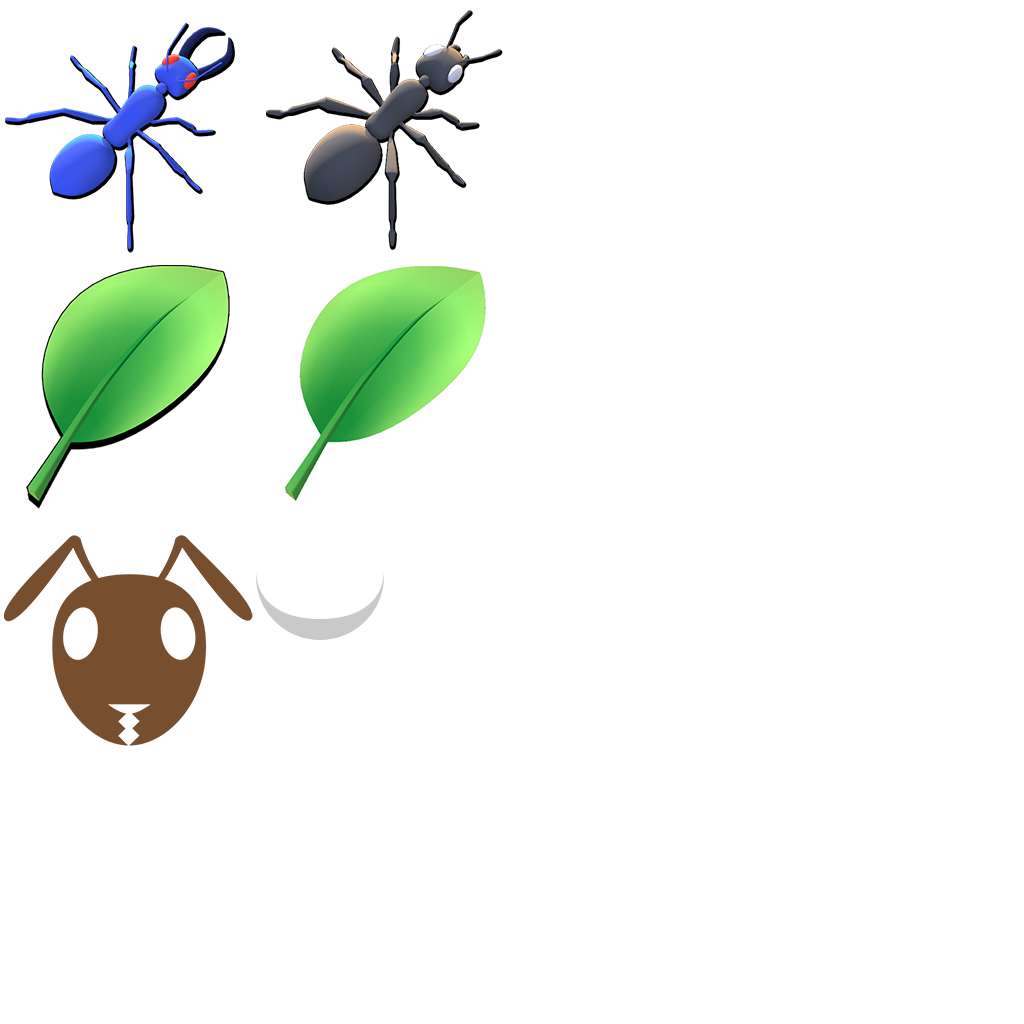
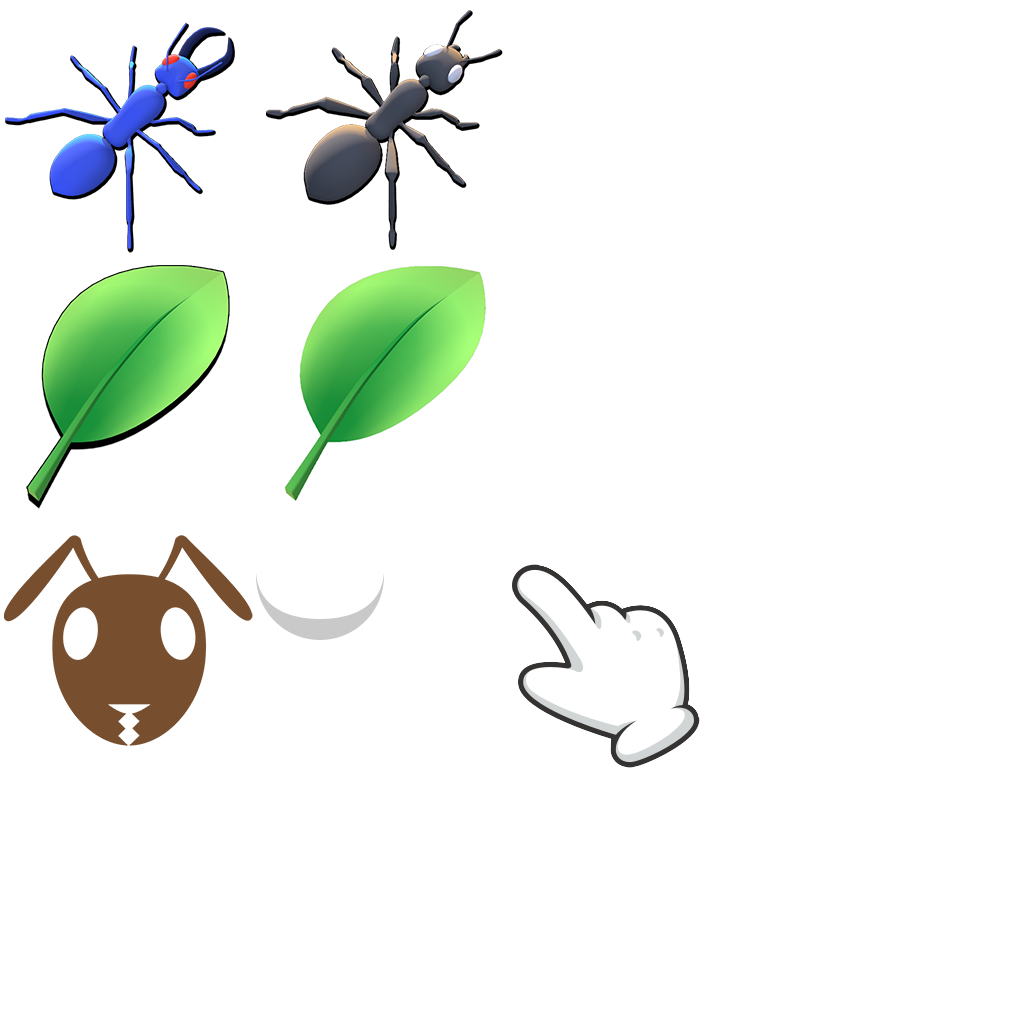
Layer changes from the first w=1024, h=1024 image to the second:
added layer "HandPointer" in group "Группа 4" over [512, 564, 700, 768]
